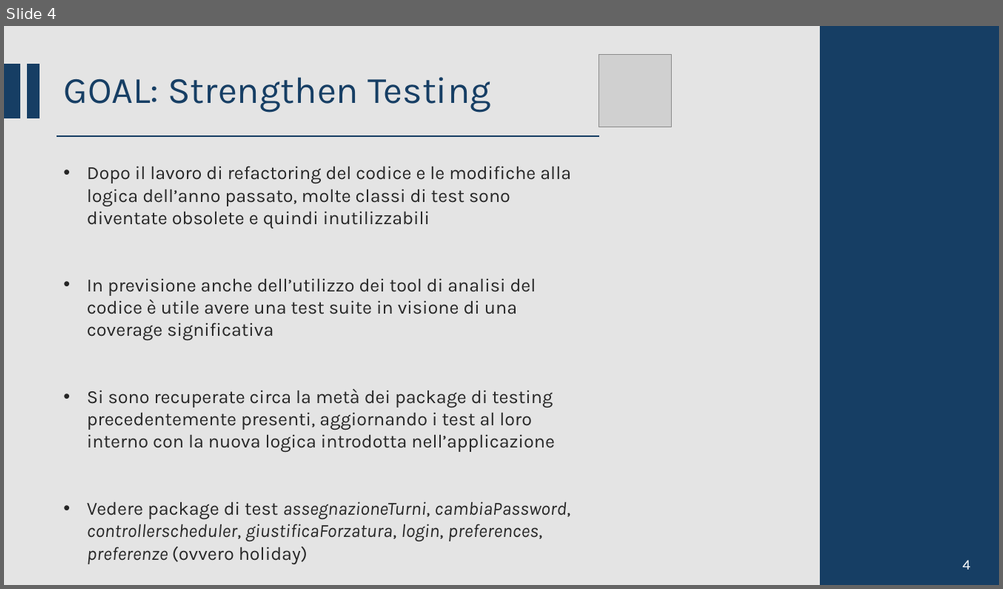
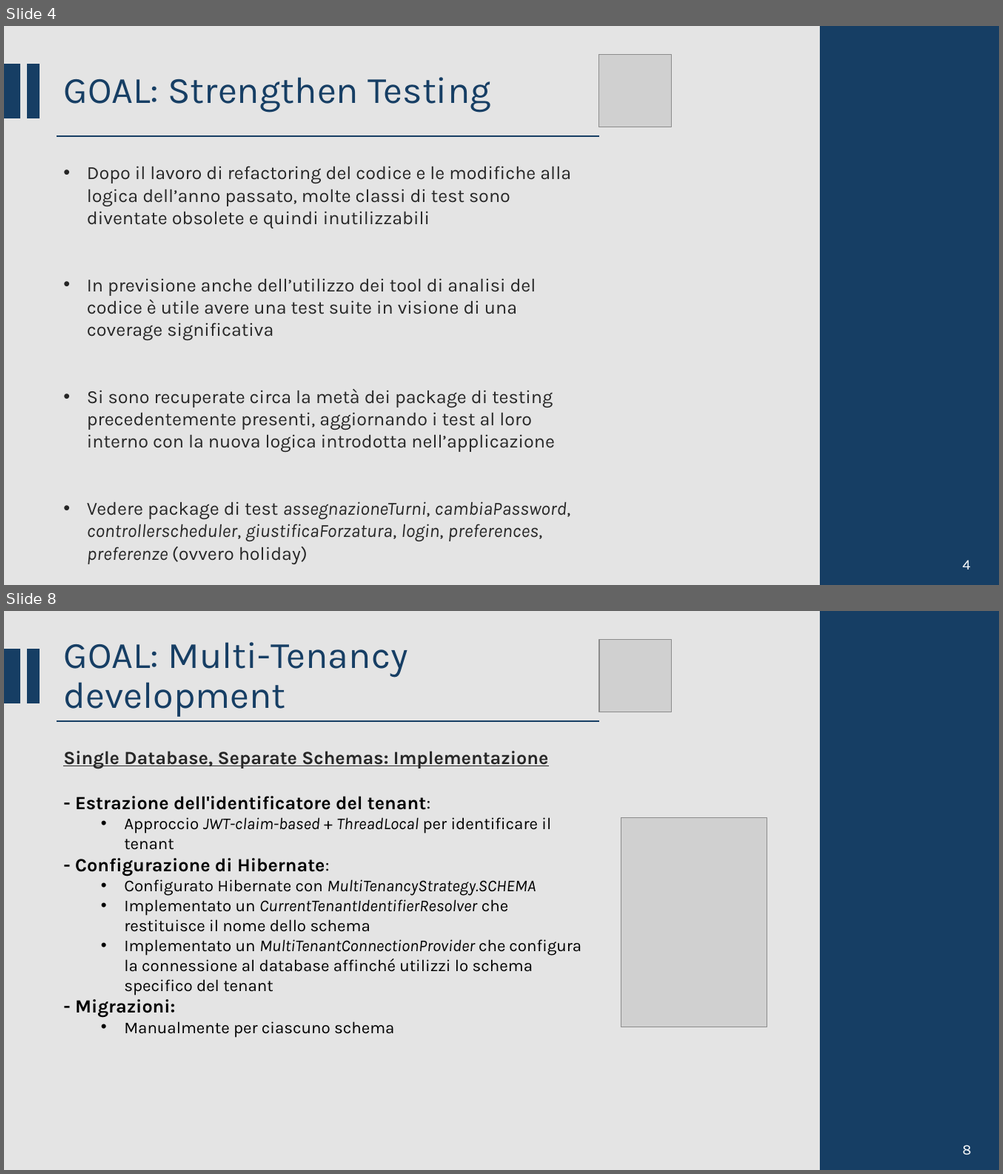
Before and after one commit to CSW-Teams/MS3-docs, a slide deck: ShiftsHappen/Sprint 2/CSW Sprint 2.pptm. Shown one above the other, each under a label of ours: slide 4 before the commit, slides 4 and 8 after it; the slides between them are not shown. The pictures are 1003x589 and 1003x1174 pixels, drawn with LibreOffice and Linux fonts; fonts in the diff are those of the drawing; grey boxes stand for pictures. Boxes give left, top, right and bottom in pixels: in the first picture for what was removed or moved away, otherwise in the second. Text is boxed around its words. In the diff, an @@ line names an element or a change of style, - is before the commit and + after.

```diff
--- a/ShiftsHappen/Sprint 2/CSW Sprint 2.pptm
+++ b/ShiftsHappen/Sprint 2/CSW Sprint 2.pptm
@@ slide 8 added at bbox=[4, 611, 999, 1170], background #D9D9D9 at 70% opacity @@
@@ rectangle added at bbox=[821, 611, 999, 1170], fill #163E64, outline #163E64 1.5 pt @@
@@ rectangle added at bbox=[4, 649, 20, 703], fill #163E64, outline #163E64 1.5 pt @@
@@ rectangle added at bbox=[28, 649, 39, 703], fill #163E64, outline #163E64 1.5 pt @@
@@ title added at bbox=[64, 642, 408, 717], 36 pt, text #163E64 @@
+GOAL: Multi-Tenancy development
@@ picture added at bbox=[600, 640, 671, 712] @@
@@ line added from (57, 721) to (600, 721), #163E64 1.5 pt @@
@@ text added at bbox=[63, 751, 581, 1038], 16 pt, text #000000 @@
+Single Database, Separate Schemas: Implementazione
+- Estrazione dell'identificatore del tenant:
+  • Approccio JWT-claim-based + ThreadLocal per identificare il tenant
+- Configurazione di Hibernate:
+  • Configurato Hibernate con MultiTenancyStrategy.SCHEMA
+  • Implementato un CurrentTenantIdentifierResolver che restituisce il nome dello schema
+  • Implementato un MultiTenantConnectionProvider che configura la connessione al database affinché utilizzi lo schema specifico del tenant
+- Migrazioni:
+  • Manualmente per ciascuno schema
@@ picture added at bbox=[621, 817, 766, 1028] @@
@@ text added at bbox=[962, 1145, 971, 1156], 14 pt, text #FFFFFF @@
+8
```
Also in this commit, not shown: 9 slides changed, 4 other slides added, 1 slide removed, 1 other file.
